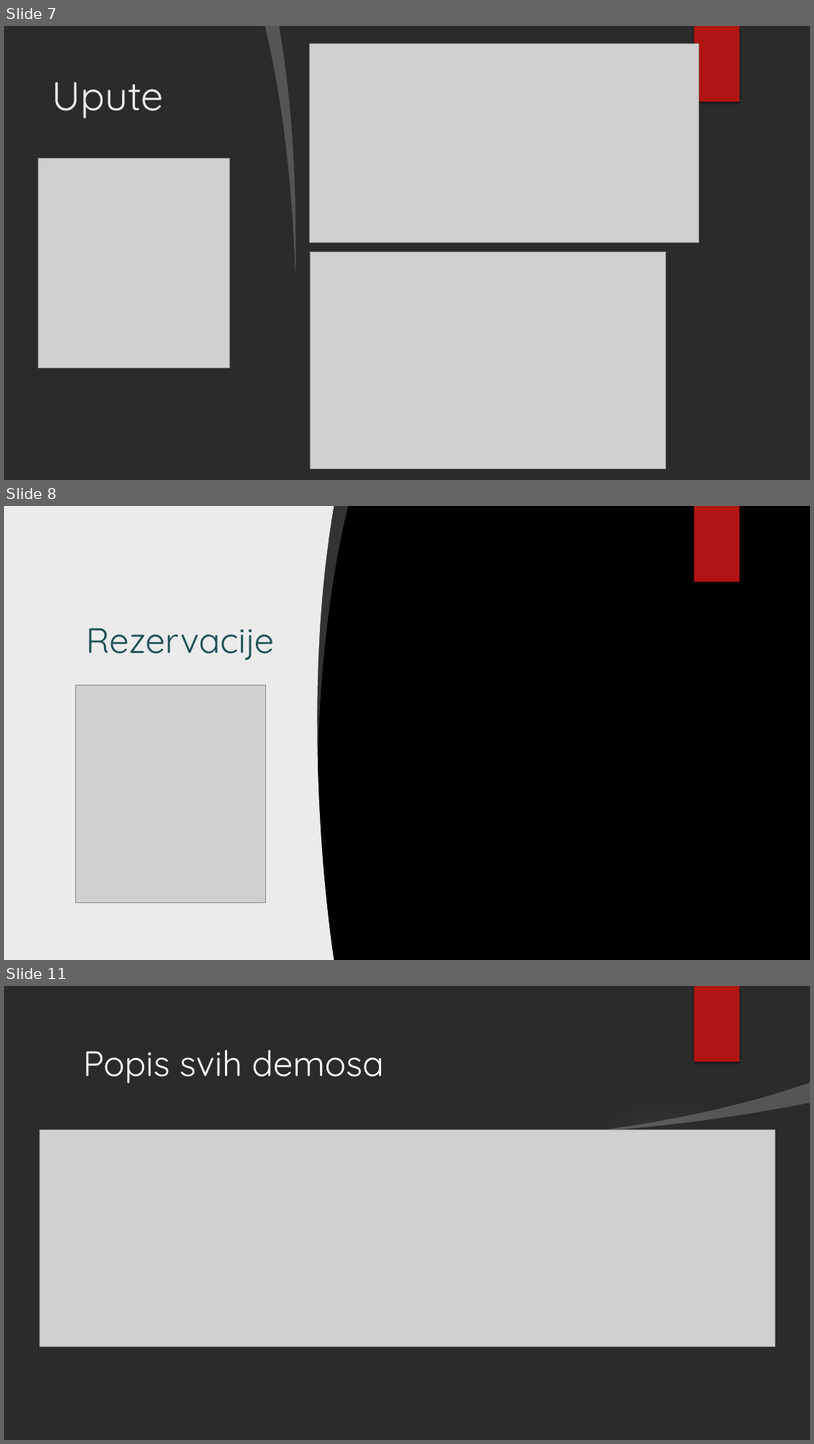
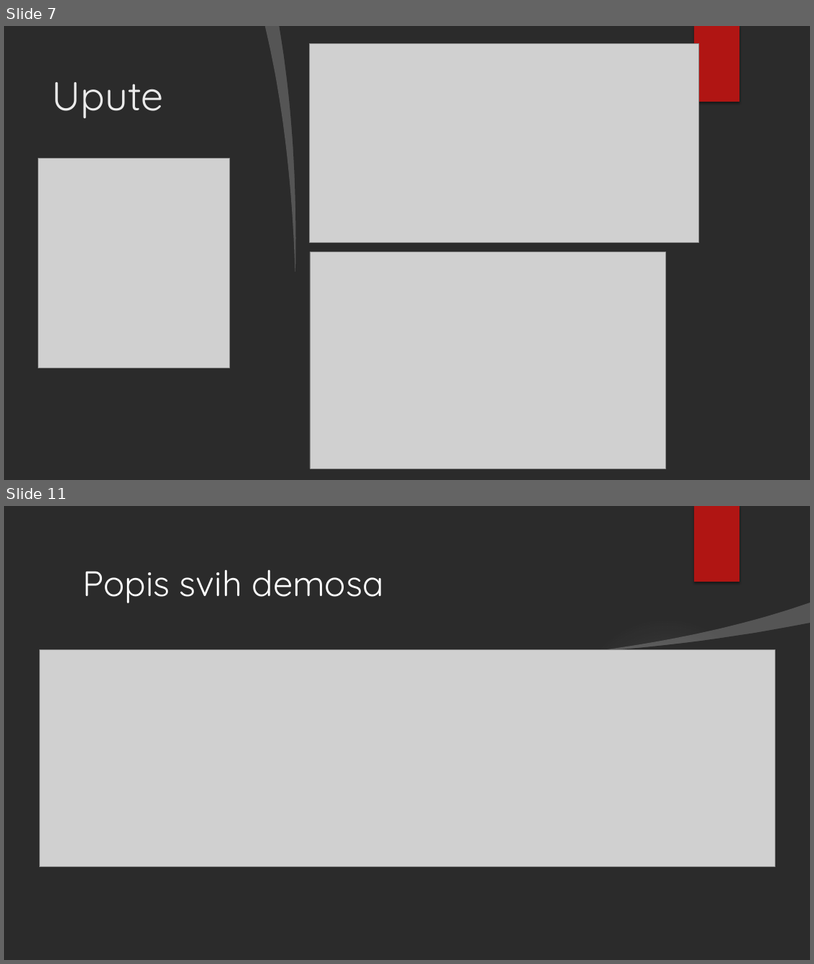
Before and after one commit to NikolaKasnar/Aplikacija-za-demose, a slide deck: Aplikacija za organizaciju demosa za računarske praktikume te.pptx. Shown one above the other, each under a label of ours: slides 7, 8 and 11 before the commit, slides 7 and 11 after it; the slides between them are not shown. The pictures are 814x1444 and 814x964 pixels, drawn with LibreOffice and Linux fonts; fonts in the diff are those of the drawing; grey boxes stand for pictures; background and template pictures are left out; a plain dark background stands for a picture behind light text. Boxes give left, top, right and bottom in pixels: in the first picture for what was removed or moved away, otherwise in the second. Text is boxed around its words. In the diff, an @@ line names an element or a change of style, - is before the commit and + after.

```diff
--- a/Aplikacija za organizaciju demosa za računarske praktikume te.pptx
+++ b/Aplikacija za organizaciju demosa za računarske praktikume te.pptx
@@ slide 8 removed at (x1=4, y1=506, x2=810, y2=960), background picture (left out) @@
@@ rectangle removed at (x1=4, y1=506, x2=810, y2=960) @@
@@ freeform shape removed at (x1=4, y1=506, x2=334, y2=960) @@
@@ freeform shape removed at (x1=311, y1=506, x2=348, y2=752) @@
@@ rectangle removed at (x1=694, y1=506, x2=740, y2=582) @@
@@ title removed at (x1=86, y1=628, x2=274, y2=660) @@
-Rezervacije
@@ picture removed at (x1=75, y1=685, x2=266, y2=903) @@
```
Also in this commit, not shown: 1 slide changed, 4 slides added, 2 other slides removed.
